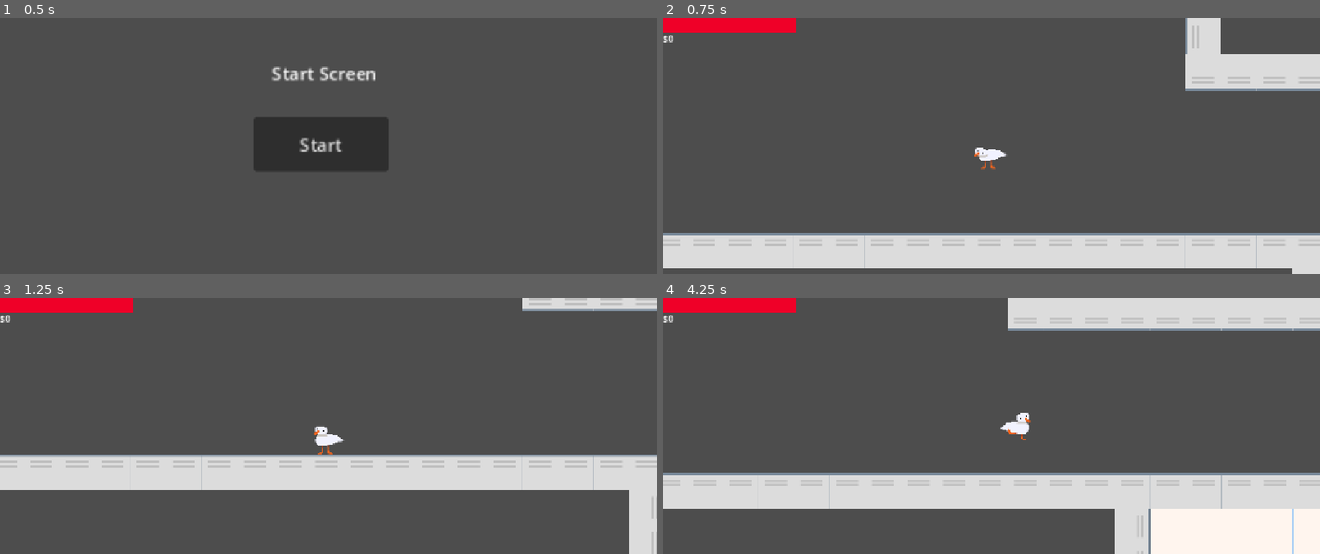
Above: before the commit, frames 1-4 (two rows, left to right).
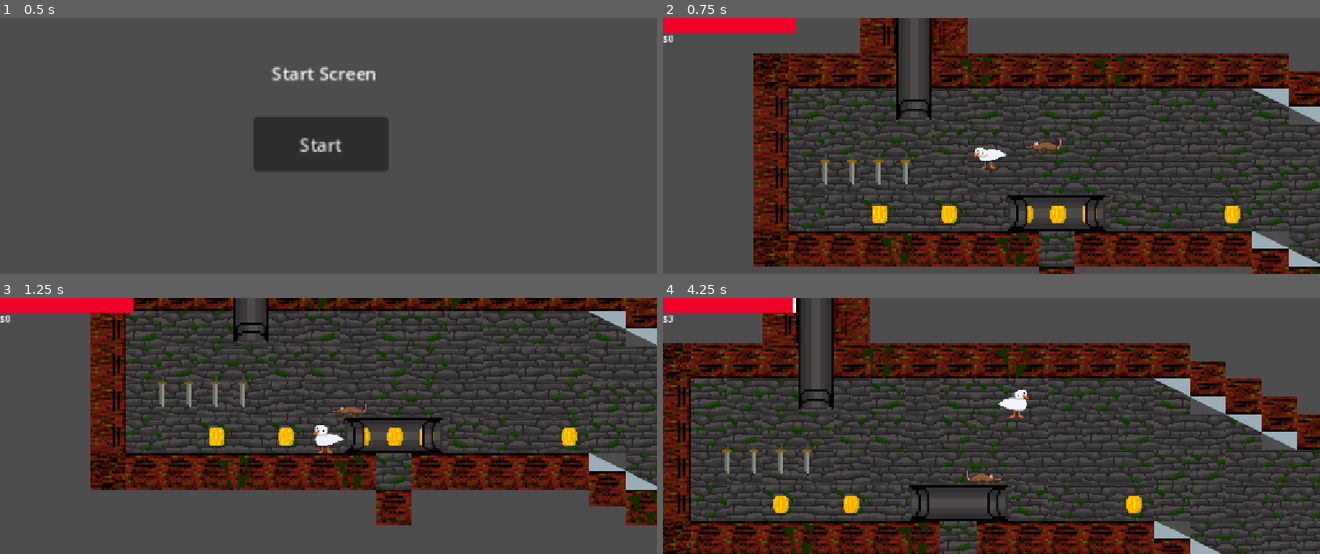
Above: after the commit, the same moments.

Repository: Mango-The-Froot/Duhk
Game: Godot game, scene res://Collab/Scenes/StartScreen.tscn
Two runs of this game, one before a commit and one after it. Both use one fixed random seed, a clock stepped at 60 frames per second and the inputs below.
Inputs:
- Up to frame 1 (0.5 s): no input
- Up to frame 2 (0.75 s): click "Start" at 0.5 s
- Up to frame 3 (1.25 s): no input
- Up to frame 4 (4.25 s): tap E every 0.75 s from 1.25 to 3.5 s; hold Right (Right) 1.28-2.78 s; tap Z (Attack) at 1.35, 2.1, 3.05, 3.6 s; tap Space (Jump) at 1.52, 1.82, 2.27, 2.57, 3.77, 4.07 s; hold Left (Left) 2.78-3.53 s; tap Shift (Dash) at 2.85 s; hold Right (Right) from 3.53 s (still down)

Frame 1 is identical in both runs. In frame 2, 54% of the frame differs, in the area x 0-100%, y 0-100%; in frame 3, 45%; in frame 4, 68%.

Commit message:
whole load of shit

Diff:
--- a/Collab/Scenes/Duhk.tscn
+++ b/Collab/Scenes/Duhk.tscn
@@ -187,16 +187,16 @@
 texture = ExtResource("6_iyas4")
 0:2/size_in_atlas = Vector2i(4, 2)
 0:2/0 = 0
-0:2/0/z_index = 5
-4:0/size_in_atlas = Vector2i(4, 4)
-4:0/0 = 0
-4:0/0/z_index = 5
+0:2/0/z_index = -1
+4:0/size_in_atlas = Vector2i(4, 4)
+4:0/0 = 0
+4:0/0/z_index = -1
 4:4/size_in_atlas = Vector2i(4, 4)
 4:4/0 = 0
-4:4/0/z_index = 5
+4:4/0/z_index = -1
 1:4/size_in_atlas = Vector2i(2, 4)
 1:4/0 = 0
-1:4/0/z_index = 5
+1:4/0/z_index = -1
 
 [sub_resource type="TileSetAtlasSource" id="TileSetAtlasSource_cce6j"]
 texture = ExtResource("7_iyas4")
@@ -240,7 +240,7 @@
 layer_2/tile_data = PackedInt32Array(1703938, 524289, 12, 1966082, 524289, 4, 2228226, 524289, 4, 2490370, 524289, 4, 2 …(4057 unchanged characters)…
 
 [node name="Player" parent="." unique_id=418614026 instance=ExtResource("5_sd00l")]
-position = Vector2(1772, 231)
+position = Vector2(179, 874)
 
 [node name="Coins" type="Node2D" parent="." unique_id=2051164883]
 
@@ -292,10 +292,31 @@
 [node name="Enemies" type="Node2D" parent="." unique_id=1124605752]
 
 [node name="Rat" parent="Enemies" unique_id=1358586519 instance=ExtResource("7_72pde")]
-position = Vector2(282, 816)
+position = Vector2(296, 842)
 
 [node name="SewerRat" parent="Enemies" unique_id=1663872543 instance=ExtResource("7_72pde")]
-position = Vector2(2096, 2223)
+position = Vector2(2064, 2272)
+
+[node name="SewerRat2" parent="Enemies" unique_id=193586609 instance=ExtResource("7_72pde")]
+position = Vector2(2169, 3196)
+
+[node name="SewerRat5" parent="Enemies" unique_id=362615892 instance=ExtResource("7_72pde")]
+position = Vector2(1687, 2805)
+
+[node name="SewerRat6" parent="Enemies" unique_id=1261017053 instance=ExtResource("7_72pde")]
+position = Vector2(240, 2773)
+
+[node name="SewerRat3" parent="Enemies" unique_id=995325325 instance=ExtResource("7_72pde")]
+position = Vector2(4390, 3266)
+
+[node name="SewerRat4" parent="Enemies" unique_id=1967855342 instance=ExtResource("7_72pde")]
+position = Vector2(-121, 2164)
+
+[node name="SewerRat7" parent="Enemies" unique_id=597534846 instance=ExtResource("7_72pde")]
+position = Vector2(1397, 2127)
+
+[node name="SewerRat8" parent="Enemies" unique_id=299830558 instance=ExtResource("7_72pde")]
+position = Vector2(3275, 3245)
 
 [node name="BossRat" parent="Enemies" unique_id=521043700 instance=ExtResource("11_ym1j4")]
 position = Vector2(1397, 1288)
@@ -317,7 +338,7 @@
 shape = SubResource("RectangleShape2D_pndye")
 
 [node name="UnlockJump" type="Area2D" parent="." unique_id=266687365]
-position = Vector2(-32, 2788)
+position = Vector2(-22, 2794)
 metadata/_edit_group_ = true
 
 [node name="CollisionShape2D" type="CollisionShape2D" parent="UnlockJump" unique_id=1495081853]
--- a/Collab/Scenes/boss_rat.tscn
+++ b/Collab/Scenes/boss_rat.tscn
@@ -2,6 +2,23 @@
 
 [ext_resource type="Script" uid="uid://6ljmuvfssjqg" path="res://boss_rat.gd" id="1_5qvto"]
 [ext_resource type="Texture2D" uid="uid://dc4biayh0f3sg" path="res://Collab/Assets/Sprites/RAT_RUNNING.png" id="2_f8ox3"]
+[ext_resource type="Texture2D" uid="uid://bfdfp3jt7dkun" path="res://Collab/Assets/Sprites/Tilemaps/RatDamage.png" id="2_h0t04"]
+
+[sub_resource type="AtlasTexture" id="AtlasTexture_f8ox3"]
+atlas = ExtResource("2_h0t04")
+region = Rect2(0, 0, 64, 64)
+
+[sub_resource type="AtlasTexture" id="AtlasTexture_h0t04"]
+atlas = ExtResource("2_h0t04")
+region = Rect2(64, 0, 64, 64)
+
+[sub_resource type="AtlasTexture" id="AtlasTexture_qdktn"]
+atlas = ExtResource("2_h0t04")
+region = Rect2(128, 0, 64, 64)
+
+[sub_resource type="AtlasTexture" id="AtlasTexture_vvtln"]
+atlas = ExtResource("2_h0t04")
+region = Rect2(192, 0, 64, 64)
 
 [sub_resource type="AtlasTexture" id="AtlasTexture_uaikp"]
 atlas = ExtResource("2_f8ox3")
@@ -31,7 +48,19 @@
 "name": &"Death",
 "speed": 5.0
 }, {
-"frames": [],
+"frames": [{
+"duration": 1.0,
+"texture": SubResource("AtlasTexture_f8ox3")
+}, {
+"duration": 1.0,
+"texture": SubResource("AtlasTexture_h0t04")
+}, {
+"duration": 1.0,
+"texture": SubResource("AtlasTexture_qdktn")
+}, {
+"duration": 1.0,
+"texture": SubResource("AtlasTexture_vvtln")
+}],
 "loop": true,
 "name": &"Hurt",
 "speed": 5.0
@@ -61,14 +90,14 @@
 size = Vector2(66, 27)
 
 [sub_resource type="RectangleShape2D" id="RectangleShape2D_rheu5"]
-size = Vector2(70, 29)
+size = Vector2(70, 27)
 
 [node name="BossRat" type="CharacterBody2D" unique_id=521043700]
 script = ExtResource("1_5qvto")
 
 [node name="AnimatedSprite2D" type="AnimatedSprite2D" parent="." unique_id=64446349]
 sprite_frames = SubResource("SpriteFrames_h0t04")
-animation = &"Walk"
+animation = &"Hurt"
 
 [node name="CollisionShape2D" type="CollisionShape2D" parent="." unique_id=13702014]
 z_as_relative = false
@@ -78,14 +107,16 @@
 [node name="Direction" type="Timer" parent="." unique_id=80093788]
 autostart = true
 
-[node name="RatHitBox" type="Area2D" parent="." unique_id=56529806]
+[node name="BossRatHitBox" type="Area2D" parent="." unique_id=56529806]
 
-[node name="CollisionShape2D" type="CollisionShape2D" parent="RatHitBox" unique_id=1080290511]
+[node name="CollisionShape2D" type="CollisionShape2D" parent="BossRatHitBox" unique_id=1080290511]
 position = Vector2(0, 18)
 shape = SubResource("RectangleShape2D_vvtln")
 
 [node name="BossRatDamageZone" type="Area2D" parent="." unique_id=411082102]
 
 [node name="CollisionShape2D" type="CollisionShape2D" parent="BossRatDamageZone" unique_id=2139761074]
-position = Vector2(0, 16.5)
+position = Vector2(0, 17.5)
 shape = SubResource("RectangleShape2D_rheu5")
+
+[connection signal="area_entered" from="BossRatHitBox" to="." method="_on_boss_rat_hit_box_area_entered"]
--- a/Collab/Scenes/character_body_2d.gd
+++ b/Collab/Scenes/character_body_2d.gd
@@ -47,6 +47,7 @@
 	GlobalVar.playerHitbox = $PlayerHitBox
 	GlobalVar.playerDamageZone = damageZone
 	GlobalVar.playerDamage = 10
+	GlobalVar.playerDeaths = deaths
 	if !attacking:
 		if Input.is_action_just_pressed("Attack"):
 			attacking = true
@@ -188,6 +189,7 @@
 
 
 func _on_player_anims_animation_finished():
+	await get_tree().create_timer(.5).timeout
 	attacking = false
 
 
--- a/Collab/Scenes/rat.tscn
+++ b/Collab/Scenes/rat.tscn
@@ -2,6 +2,23 @@
 
 [ext_resource type="Script" uid="uid://dpdpxthtyns6o" path="res://rat.gd" id="1_r77tc"]
 [ext_resource type="Texture2D" uid="uid://dc4biayh0f3sg" path="res://Collab/Assets/Sprites/RAT_RUNNING.png" id="2_u7ovg"]
+[ext_resource type="Texture2D" uid="uid://bfdfp3jt7dkun" path="res://Collab/Assets/Sprites/Tilemaps/RatDamage.png" id="2_uaikp"]
+
+[sub_resource type="AtlasTexture" id="AtlasTexture_cbis5"]
+atlas = ExtResource("2_uaikp")
+region = Rect2(0, 0, 64, 64)
+
+[sub_resource type="AtlasTexture" id="AtlasTexture_fv5hn"]
+atlas = ExtResource("2_uaikp")
+region = Rect2(64, 0, 64, 64)
+
+[sub_resource type="AtlasTexture" id="AtlasTexture_qb1n4"]
+atlas = ExtResource("2_uaikp")
+region = Rect2(128, 0, 64, 64)
+
+[sub_resource type="AtlasTexture" id="AtlasTexture_fimd7"]
+atlas = ExtResource("2_uaikp")
+region = Rect2(192, 0, 64, 64)
 
 [sub_resource type="AtlasTexture" id="AtlasTexture_uaikp"]
 atlas = ExtResource("2_u7ovg")
@@ -31,7 +48,19 @@
 "name": &"Death",
 "speed": 5.0
 }, {
-"frames": [],
+"frames": [{
+"duration": 1.0,
+"texture": SubResource("AtlasTexture_cbis5")
+}, {
+"duration": 1.0,
+"texture": SubResource("AtlasTexture_fv5hn")
+}, {
+"duration": 1.0,
+"texture": SubResource("AtlasTexture_qb1n4")
+}, {
+"duration": 1.0,
+"texture": SubResource("AtlasTexture_fimd7")
+}],
 "loop": true,
 "name": &"Hurt",
 "speed": 5.0
@@ -68,7 +97,7 @@
 
 [node name="AnimatedSprite2D" type="AnimatedSprite2D" parent="." unique_id=1836821039]
 sprite_frames = SubResource("SpriteFrames_cbis5")
-animation = &"Attack"
+animation = &"Hurt"
 
 [node name="CollisionShape2D" type="CollisionShape2D" parent="." unique_id=1006462704]
 z_as_relative = false
--- a/boss_rat.gd
+++ b/boss_rat.gd
@@ -26,7 +26,7 @@
 
 
 func _ready():
-	health = 20 * scale.x
+	health = 100
 	attack = 5 * scale.x / 2
 
 
@@ -60,7 +60,7 @@
 			var playerDir = position.direction_to(player.position) * speed
 			velocity.x = playerDir.x
 		elif damaged:
-			var KBDir = position.direction_to(player.position) * kBForce
+			var KBDir = position.direction_to(player.position) * kBForce * 10
 			velocity.x = KBDir.x
 		roaming = true
 	elif dead:
@@ -74,7 +74,7 @@
 			sprite.flip_h = true
 		if velocity.x < 0:
 			sprite.flip_h = false
-	elif !dead && damaged && !attacking:
+	elif !dead && damaged:
 		animSprite.play("Hurt")
 		await get_tree().create_timer(.8)
 		damaged = false
@@ -102,8 +102,7 @@
 func _set_health(value):
 	$healthBar._set_health(value)
 
-
-func _on_rat_hit_box_area_entered(area):
+func _on_boss_rat_hit_box_area_entered(area):
 	var damage = GlobalVar.playerDamage
 	if area == GlobalVar.playerDamageZone:
 		takeDamage(damage)
@@ -112,9 +111,12 @@
 	health -= damage
 	damaged = true
 	if health <= healthMin:
-		health = healthMin
-		dead = true
-	print(str(self), health)
+		if GlobalVar.playerDeaths > 0:
+			health = healthMin
+			dead = true
+		else:
+			health = healthMax
+	#print(str(self), health)
 
 
 func _on_rat_damage_zone_area_entered(area):
--- a/global_var.gd
+++ b/global_var.gd
@@ -5,6 +5,7 @@
 var playerDamageZone: Area2D
 var playerHealth
 var playerHitbox: Area2D
+var playerDeaths
 
 var bossRatDmgZone: Area2D
 var bossRatDmg: int
--- a/rat.gd
+++ b/rat.gd
@@ -71,22 +71,22 @@
 func handleAnimation():
 	var animSprite = $AnimatedSprite2D
 	if !dead && !damaged && !attacking:
-		animSprite.play("Walk")
+		sprite.play("Walk")
 		if velocity.x > 0:
 			sprite.flip_h = true
 		if velocity.x < 0:
 			sprite.flip_h = false
-	elif !dead && damaged && !attacking:
+	elif !dead && damaged:
 		animSprite.play("Hurt")
 		await get_tree().create_timer(.8)
 		damaged = false
 	elif dead && !roaming:
 		roaming = false
-		animSprite.play("Death")
+		sprite.play("Death")
 		await get_tree().create_timer(1.0).timeout
 		handleDeath()
 	elif !dead && attacking:
-		animSprite.play("Attack")
+		sprite.play("Attack")
 
 func handleDeath():
 	self.queue_free()
@@ -116,7 +116,7 @@
 	if health <= healthMin:
 		health = healthMin
 		dead = true
-	print(str(self), health)
+	#print(str(self), health)
 
 
 func _on_rat_damage_zone_area_entered(area):
Not shown, added: Collab/Assets/SFX/carnivalrides.ogg.import
Not shown, added: Collab/Assets/SFX/ratsrats_0.ogg.import
Binary file added: Collab/Assets/Sprites/Tilemaps/RatDamage.png
Not shown, added: Collab/Assets/Sprites/Tilemaps/RatDamage.png.import
Not shown: 1 places in Collab/Scenes/REALPLAYER.tscn that only renumber resources
Not shown, added: Collab/Assets/SFX/battle theme.flac
Not shown, added: Collab/Assets/SFX/carnivalrides.ogg
Not shown, added: Collab/Assets/SFX/ratsrats_0.ogg
